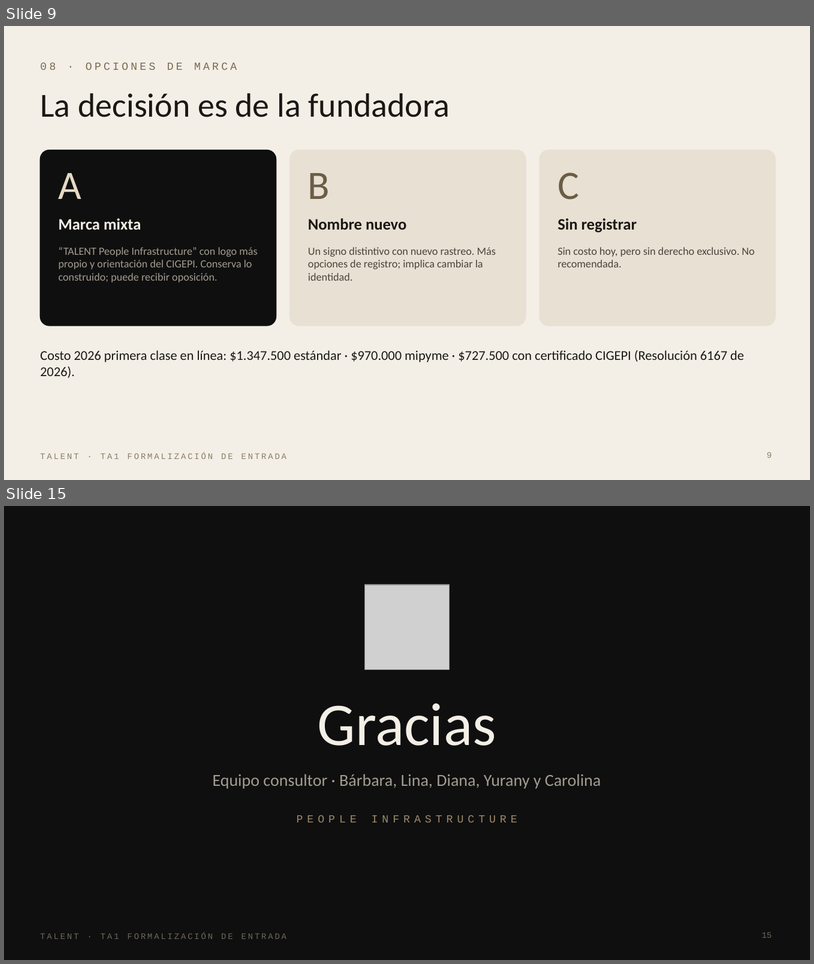
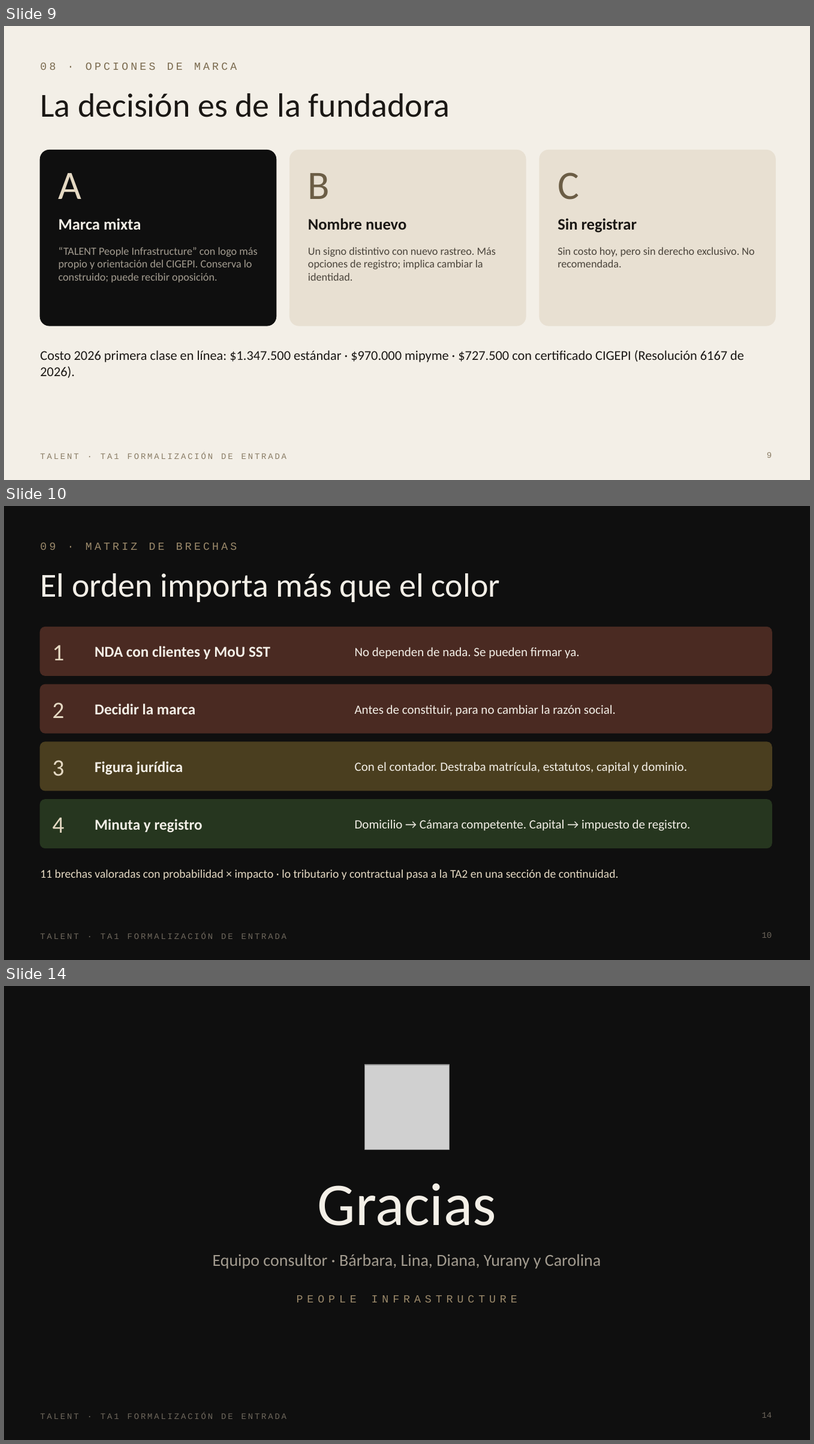
Before and after one commit to barbaravillada29-lang/dataroom-talent, a slide deck: files/ta1/Accountability_TA1_TALENT.pptx. Shown one above the other, each under a label of ours: slides 9 and 15 before the commit, slides 9, 10 and 14 after it; the slides between them are not shown. The pictures are 814x964 and 814x1444 pixels, drawn with LibreOffice and Linux fonts; fonts in the diff are those of the drawing; grey boxes stand for pictures. Boxes give left, top, right and bottom in pixels: in the first picture for what was removed or moved away, otherwise in the second. Text is boxed around its words. In the diff, an @@ line names an element or a change of style, - is before the commit and + after.

```diff
--- a/files/ta1/Accountability_TA1_TALENT.pptx
+++ b/files/ta1/Accountability_TA1_TALENT.pptx
@@ slide 10 added at box(4, 506, 810, 960), background #0F0F0F; not listed: 1 template element that a slide beside it also shows @@
@@ text added at box(40, 543, 237, 550), 13 pt, text #9C8A6B @@
+09 · MATRIZ DE BRECHAS
@@ text added at box(40, 573, 501, 602), 40 pt, text #F3EFE7 @@
+El orden importa más que el color
@@ rounded rectangle added at box(40, 627, 772, 675), fill #4A2A22, outline #4A2A22 1 pt @@
@@ text added at box(53, 645, 65, 660), 28 pt, text #E5D9C3 @@
+1
@@ text added at box(95, 646, 270, 659), 18 pt, text #F3EFE7, bold @@
+NDA con clientes y MoU SST
@@ text added at box(355, 647, 580, 658), 15 pt, text #F3EFE7 @@
+No dependen de nada. Se pueden firmar ya.
@@ rounded rectangle added at box(40, 684, 772, 733), fill #4A2A22, outline #4A2A22 1 pt @@
@@ text added at box(53, 702, 65, 718), 28 pt, text #E5D9C3 @@
+2
@@ text added at box(95, 703, 195, 714), 18 pt, text #F3EFE7, bold @@
+Decidir la marca
@@ text added at box(355, 705, 616, 716), 15 pt, text #F3EFE7 @@
+Antes de constituir, para no cambiar la razón social.
@@ rounded rectangle added at box(40, 742, 772, 790), fill #4A3E1F, outline #4A3E1F 1 pt @@
@@ text added at box(53, 760, 65, 775), 28 pt, text #E5D9C3 @@
+3
@@ text added at box(95, 761, 183, 775), 18 pt, text #F3EFE7, bold @@
+Figura jurídica
@@ text added at box(355, 762, 687, 773), 15 pt, text #F3EFE7 @@
+Con el contador. Destraba matrícula, estatutos, capital y dominio.
@@ rounded rectangle added at box(40, 799, 772, 848), fill #26361F, outline #26361F 1 pt @@
@@ text added at box(53, 817, 65, 832), 28 pt, text #E5D9C3 @@
+4
@@ text added at box(95, 819, 203, 832), 18 pt, text #F3EFE7, bold @@
+Minuta y registro
@@ text added at box(355, 819, 691, 831), 15 pt, text #F3EFE7 @@
+Domicilio → Cámara competente. Capital → impuesto de registro.
@@ text added at box(40, 869, 619, 879), 14 pt, text #E5D9C3 @@
+11 brechas valoradas con probabilidad × impacto · lo tributario y contractual pasa a la TA2 en una sección de continuidad.
@@ page number added at box(762, 932, 773, 937), 10 pt, text #6E675C @@
+10
@@ what was slide 15 is now slide 14 @@
@@ page number at box(762, 1412, 773, 1417): text changed @@
-15
+14
```
Also in this commit, not shown: 5 slides changed, 2 slides removed, 3 other files.
